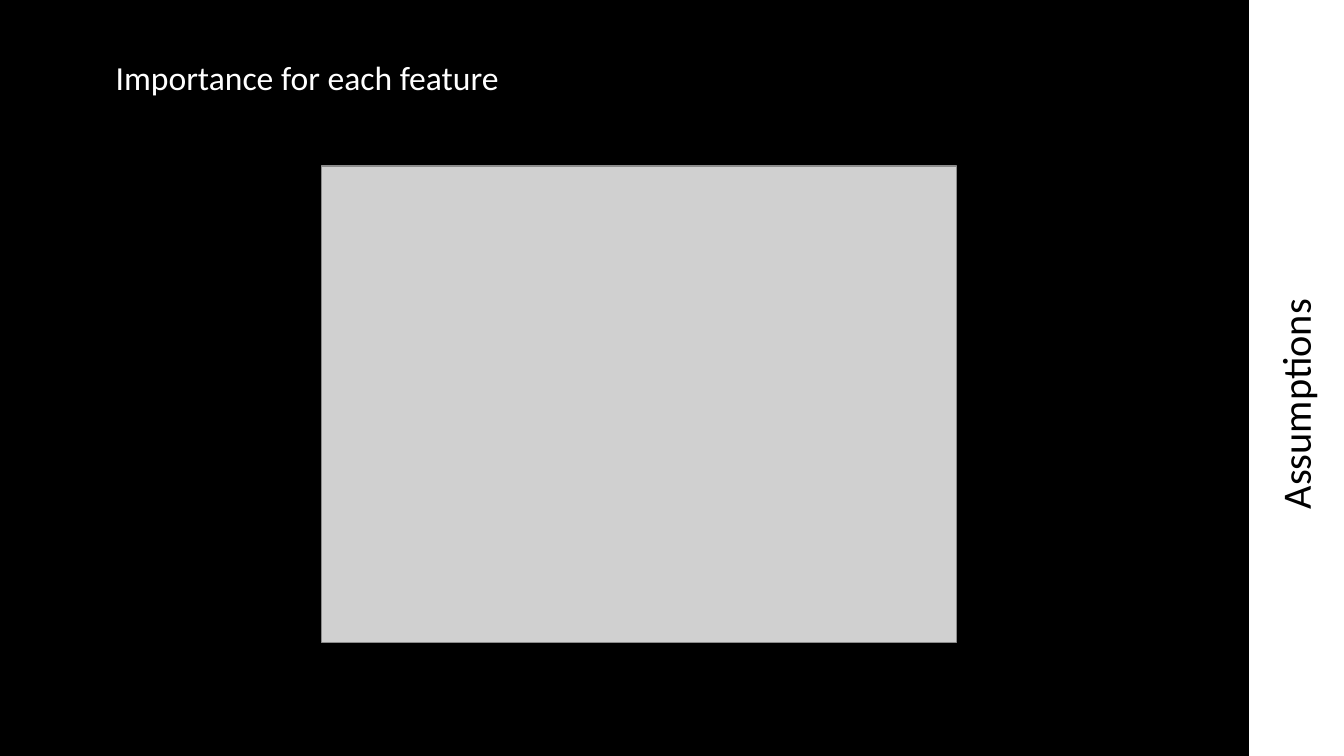
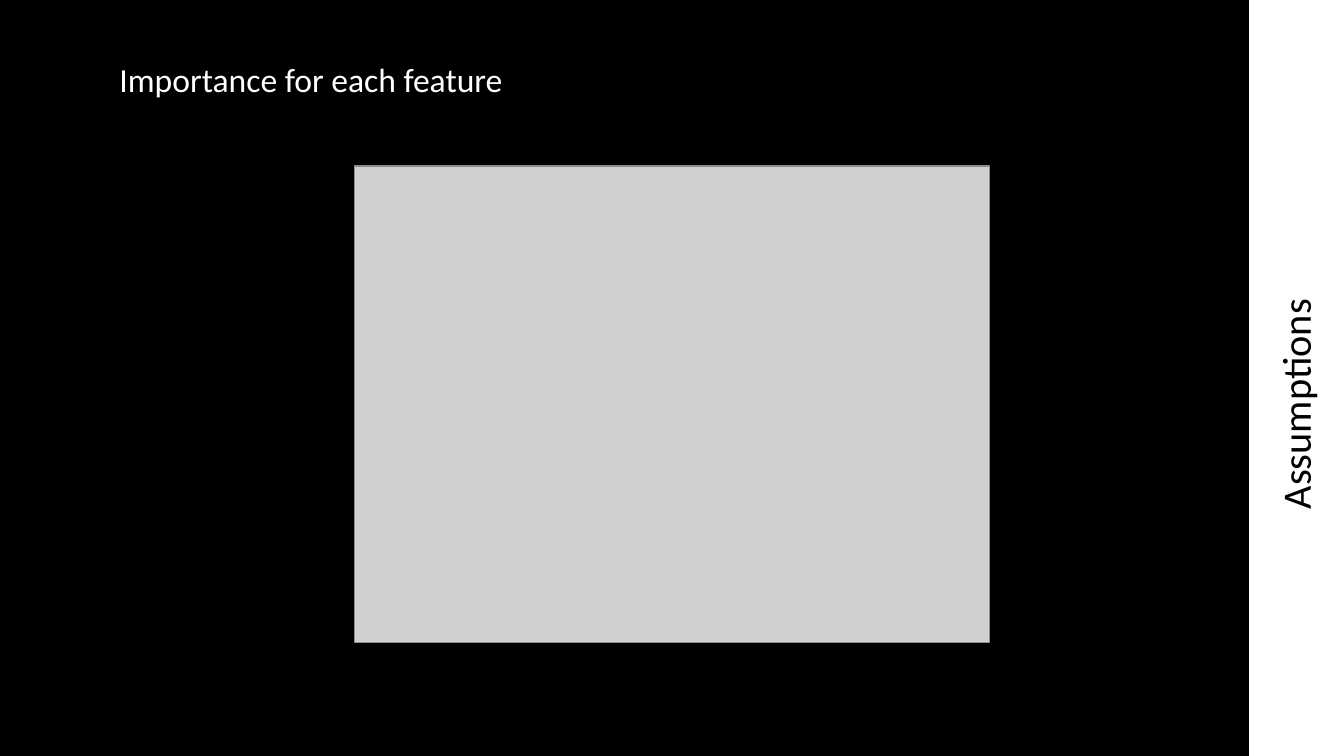
Before and after one commit to PepeZuco/uber_assessment, a slide deck: slide 12 of PowerPoint/Updated_Presentation_Uber.pptx. Drawn at 1344x756 pixels with LibreOffice and Linux fonts; fonts in the diff are those of the drawing; grey boxes stand for pictures. Boxes give left, top, right and bottom in pixels: in the first picture for what was removed or moved away, otherwise in the second. Text is boxed around its words. In the diff, an @@ line names an element or a change of style, - is before the commit and + after.

```diff
--- a/PowerPoint/Updated_Presentation_Uber.pptx
+++ b/PowerPoint/Updated_Presentation_Uber.pptx
@@ text "Importance for each feature": place and size @@
-text "Importance for each feature" at [116, 66, 499, 96]
+text "Importance for each feature" at [119, 68, 503, 98]
@@ picture: place and size @@
-picture at [322, 166, 957, 642]
+picture at [355, 166, 990, 642]
```
Also in this commit, not shown: 10 other slides changed, 3 slides added, 4 other files.
